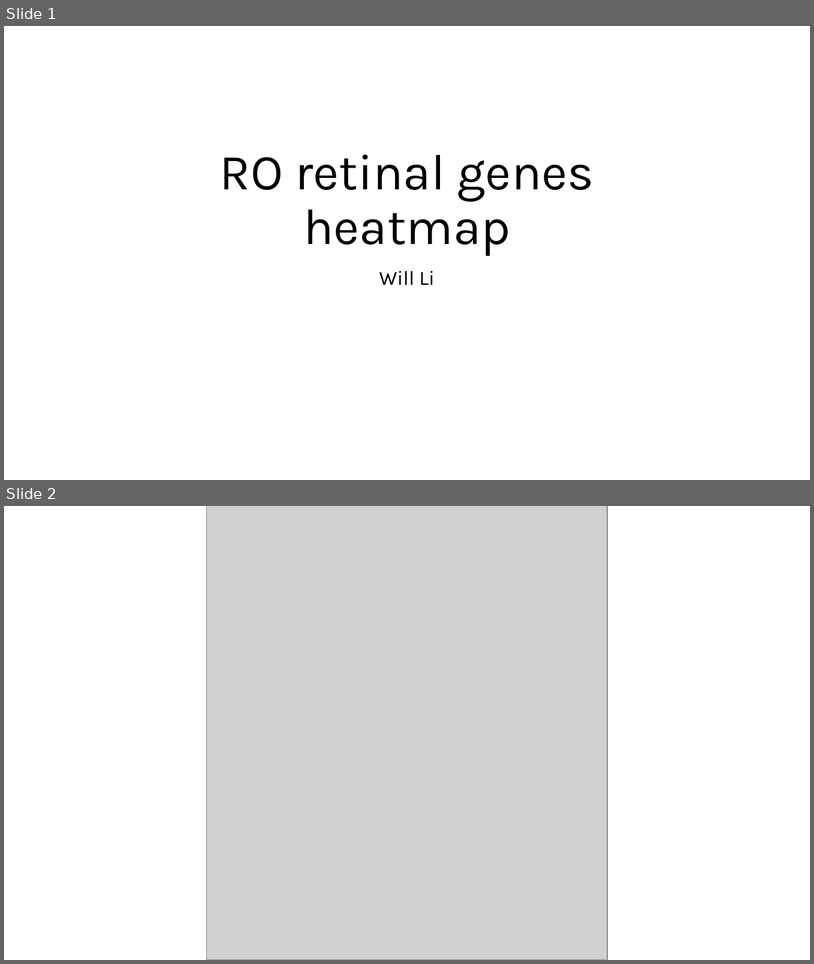
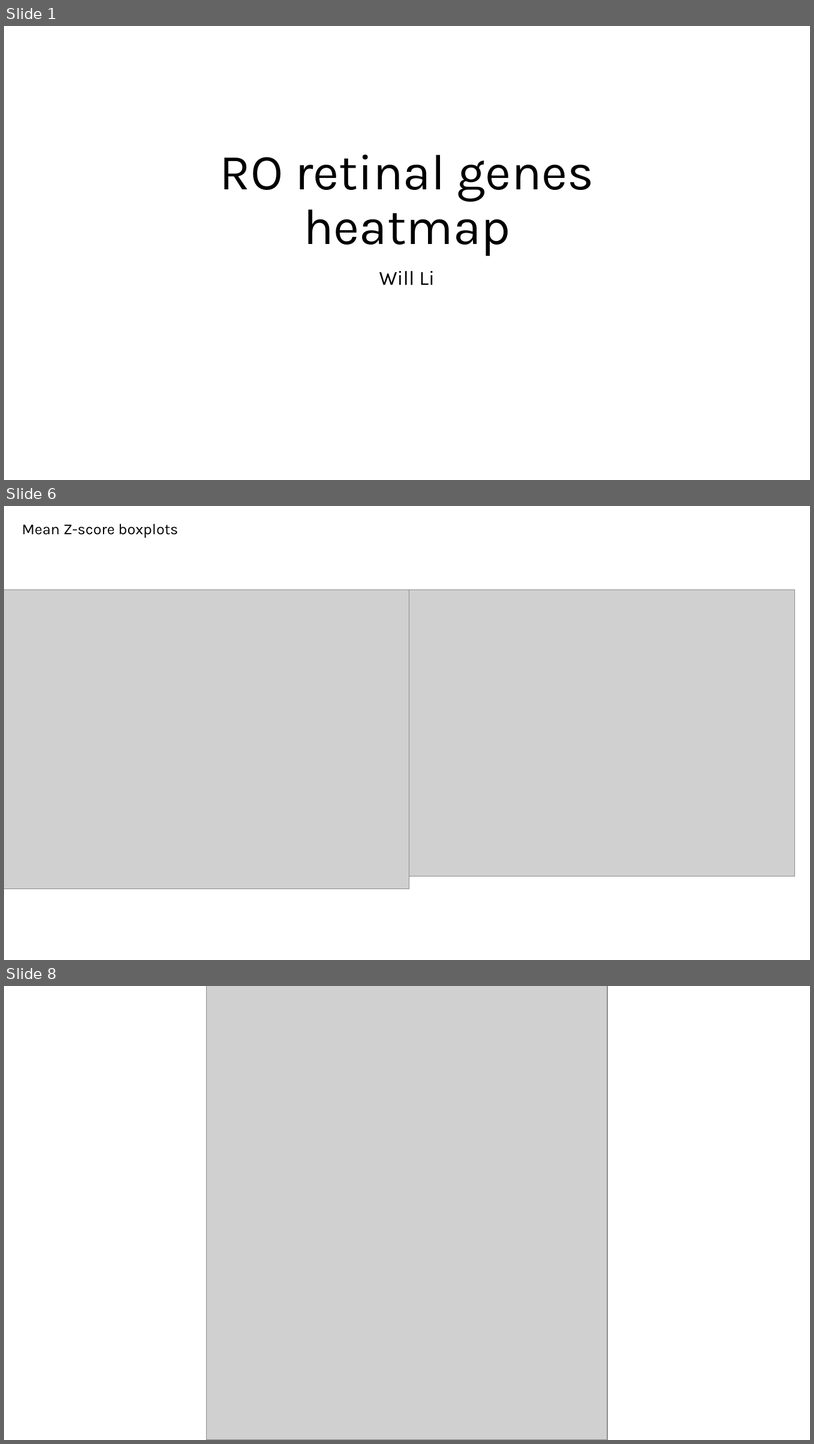
Before and after one commit to lilchromozome/RO, a slide deck: RO retinal gene heatmap.pptx. Shown one above the other, each under a label of ours: slides 1 and 2 before the commit, slides 1, 6 and 8 after it; the slides between them are not shown. The pictures are 814x964 and 814x1444 pixels, drawn with LibreOffice and Linux fonts; fonts in the diff are those of the drawing; grey boxes stand for pictures. Boxes give left, top, right and bottom in pixels: in the first picture for what was removed or moved away, otherwise in the second. Text is boxed around its words. In the diff, an @@ line names an element or a change of style, - is before the commit and + after.

Commit message:
boxplots

```diff
--- a/RO retinal gene heatmap.pptx
+++ b/RO retinal gene heatmap.pptx
@@ slide 6 added at bbox=[4, 506, 810, 960], background #FFFFFF @@
@@ text added at bbox=[22, 523, 179, 538], 18 pt, text #000000 @@
+Mean Z-score boxplots
@@ picture added at bbox=[4, 589, 410, 889] @@
@@ picture added at bbox=[408, 589, 795, 876] @@
@@ what was slide 2 is now slide 8 @@
```
Also in this commit, not shown: 2 slides changed, 4 other slides added, 29 other files.
